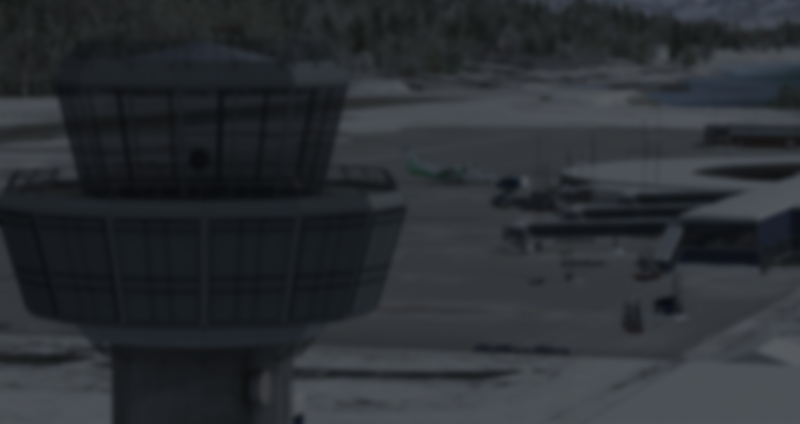
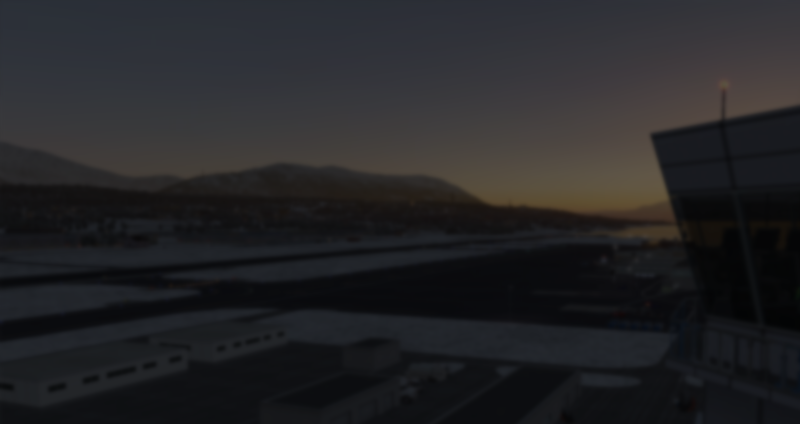
Before/after of a 800 × 424 layered artwork. What changed in the layer stack:
added layer "Layer 2" above "Background" over [0,0,800,424]
